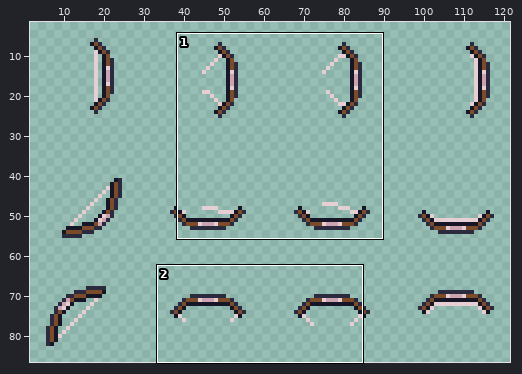
Two versions of one sprite sheet, assets/art/items/wooden bow animation.png. Above: a wide view before the commit, with the close-up outlined.
Close-up. Before the commit:
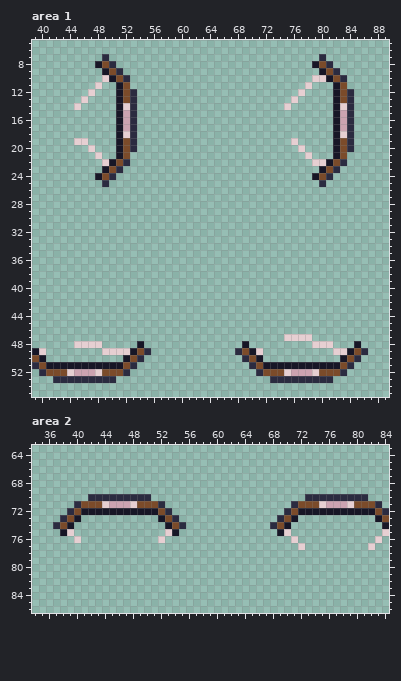
The file is 124x96 pixels. Shown: area 1: x 39..89, y 5..55; area 2: x 34..84, y 63..86. The old version is drawn lined up with the new one. The wide view leaves out empty margins.
The result:
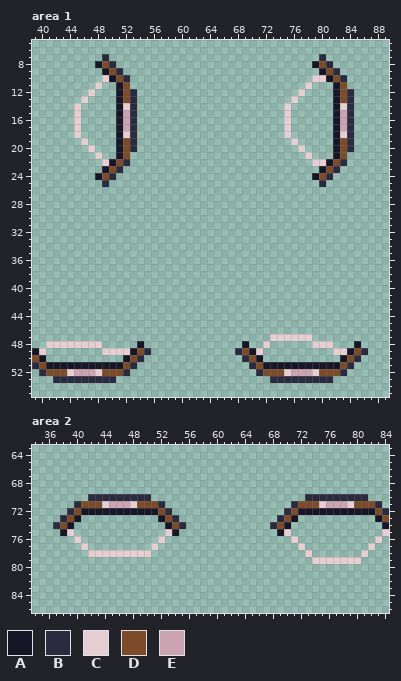
Palette (. is transparent): A #171626  B #2b2b40  C #e6cfd2  D #7b4b2a  E #cca3b1
The exact change:
whole drawing moved by +0,-2 (the old picture is shown already moved)
--- area 1
@@ x 43..77 @@
 14 ..C.....ACB.....................C..
-15 ........AEB........................
-16 ........AEB........................
-17 ........AEB........................
-18 ........ACB........................
-19 ..CC....ADB......................C.
+15 ..C.....AEB.....................C..
+16 ..C.....AEB.....................C..
+17 ..C.....AEB.....................C..
+18 ..C.....ACB.....................C..
+19 ...C....ADB......................C.
 20 ....C...ADB.......................C
@@ x 39..89 @@
 46 ...................................................
-47 ....................................CCCC...........
-48 ......CCCC.....A..............A.........CCC...A....
+47 ..................................CCCCCC...........
+48 ..CCCCCCCC.....A..............A..C......CCC...A....
 49 AC........CCCCADB............BDAC..........CCADB...
--- area 2
@@ x 34..84 @@
 76 ......C...........C..................C...........C.
-77 ......................................C.........C..
-78 ...................................................
-79 ...................................................
+77 .......C.........C....................C.........C..
+78 ........CCCCCCCCC......................C.......C...
+79 ........................................CCCCCCC....
 80 ...................................................
Where, in picture pixels (left, top, right, bottom), the same in both close-ups:
changed: (74, 110, 81, 145)
added: (284, 110, 291, 138)
added: (263, 334, 284, 348)
added: (46, 341, 74, 348)
added: (81, 543, 158, 557)
added: (305, 550, 368, 564)
